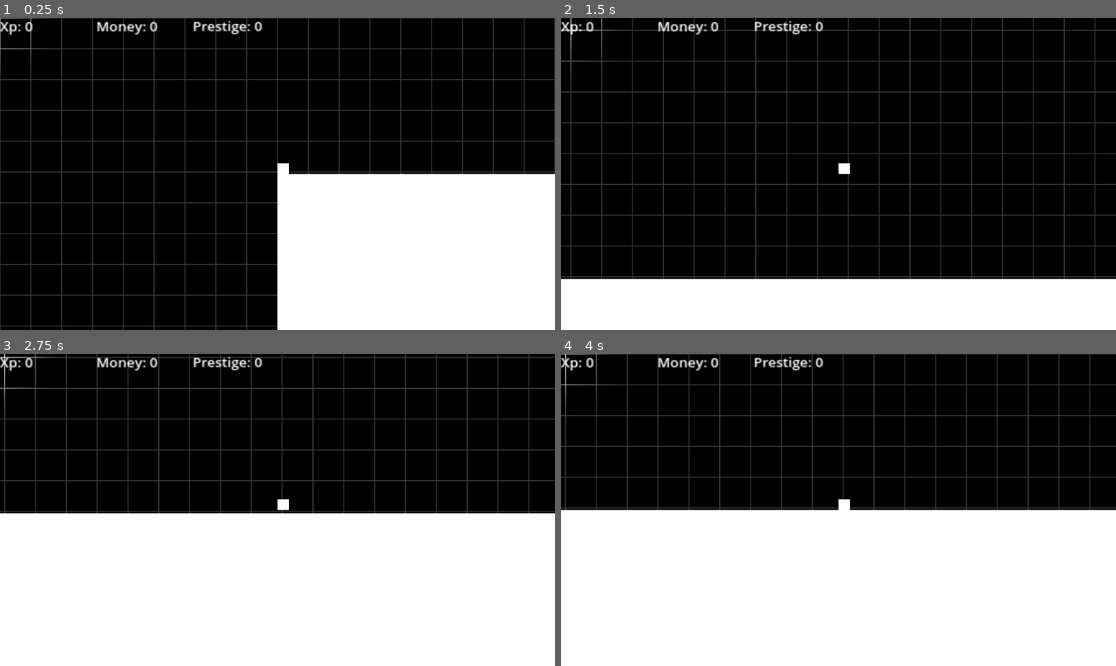
Above: before the commit, frames 1-4 (two rows, left to right).
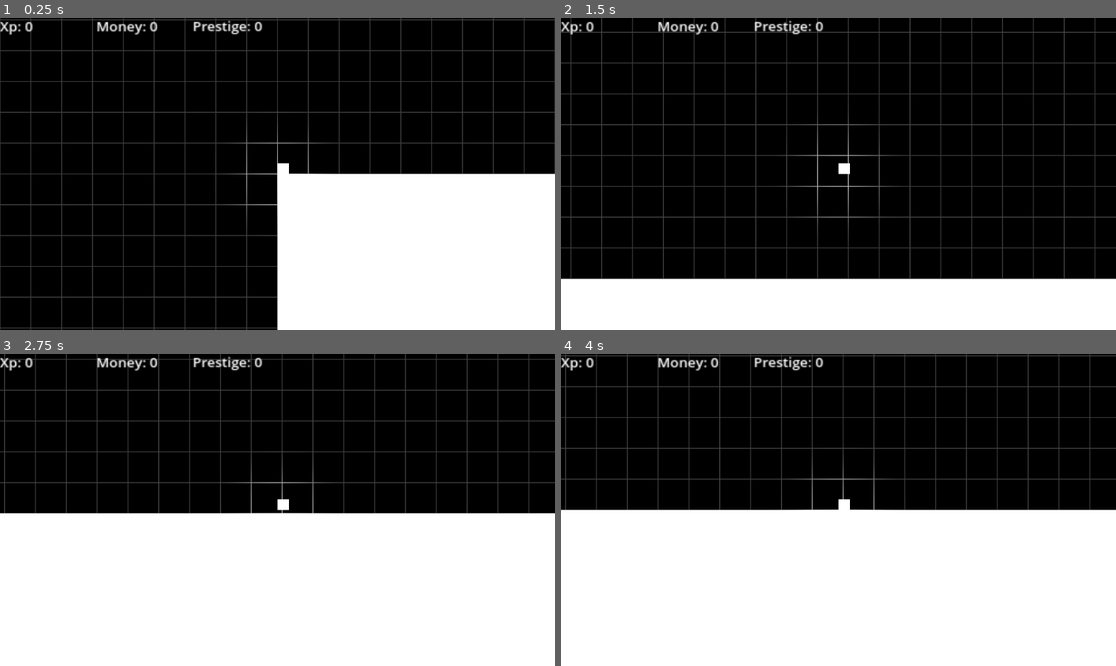
Above: after the commit, the same moments.

Repository: Lueegee1/Skr-t-Kast-Spil
Game: Godot game, scene res://main/root.tscn
The game is run twice, just before and just after one commit, with the same random seed, the same clock (stepped at 60 frames per second) and the same inputs.
Inputs:
- Up to frame 1 (0.25 s): no input
- Up to frame 2 (1.5 s): tap Enter at 0.5 s
- Up to frame 3 (2.75 s): no input
- Up to frame 4 (4 s): no input

The runs differ from the first frame. In frame 1, 5.1% of the frame differs, in the area x 0-100%, y 0-100%; in frame 2, 5.2%, in the area x 0-100%, y 0-84%; in frame 3, 3.5%; in frame 4, 3.4%.

Commit message:
call me daddy

Diff:
--- a/main/Background.gd
+++ b/main/Background.gd
@@ -6,7 +6,7 @@
 
 func _process(_delta):
 	var mat = grid.material as ShaderMaterial
+	var screen_top_left = camera.get_screen_center_position() - (get_viewport_rect().size / 2) * camera.zoom
 
-	# Pass ball position and camera offset to shader
+	mat.set_shader_parameter("camera_origin", screen_top_left)
 	mat.set_shader_parameter("ball_position", ball.global_position)
-	mat.set_shader_parameter("world_offset", camera.get_screen_center_position() - camera.offset)
--- a/main/BackgroundShader.gdshader
+++ b/main/BackgroundShader.gdshader
@@ -2,20 +2,20 @@
 
 uniform vec2 grid_size = vec2(64.0, 64.0);
 uniform float line_thickness = 1.5;
-uniform vec2 world_offset; // comes from camera or background position
-uniform vec2 ball_position;
+uniform vec2 camera_origin;   // position of the top-left corner of the screen in world space
+uniform vec2 ball_position;   // world-space ball position
 uniform float light_radius = 150.0;
 
 void fragment() {
-    // Get world position of this pixel
-    vec2 world_pos = FRAGCOORD.xy + world_offset;
+    // Compute world position of this pixel
+    vec2 world_pos = camera_origin + FRAGCOORD.xy;
 
-    // Draw grid lines (based on world coordinates)
+    // Draw grid lines based on world position
     vec2 grid = abs(fract(world_pos / grid_size - 0.5) - 0.5) * grid_size;
     float line = min(grid.x, grid.y);
     float base_brightness = smoothstep(line_thickness, 0.0, line);
 
-    // Distance from ball (in world space)
+    // Distance from ball
     float dist = distance(world_pos, ball_position);
     float glow = smoothstep(light_radius, 0.0, dist);
 
--- a/main/main.tscn
+++ b/main/main.tscn
@@ -17,7 +17,7 @@
 shader = ExtResource("2_kfbq2")
 shader_parameter/grid_size = Vector2(64, 64)
 shader_parameter/line_thickness = 1.5
-shader_parameter/world_offset = Vector2(0, 0)
+shader_parameter/camera_origin = Vector2(0, 0)
 shader_parameter/ball_position = Vector2(0, 0)
 shader_parameter/light_radius = 150.0
 script = SubResource("GDScript_3wy1v")
